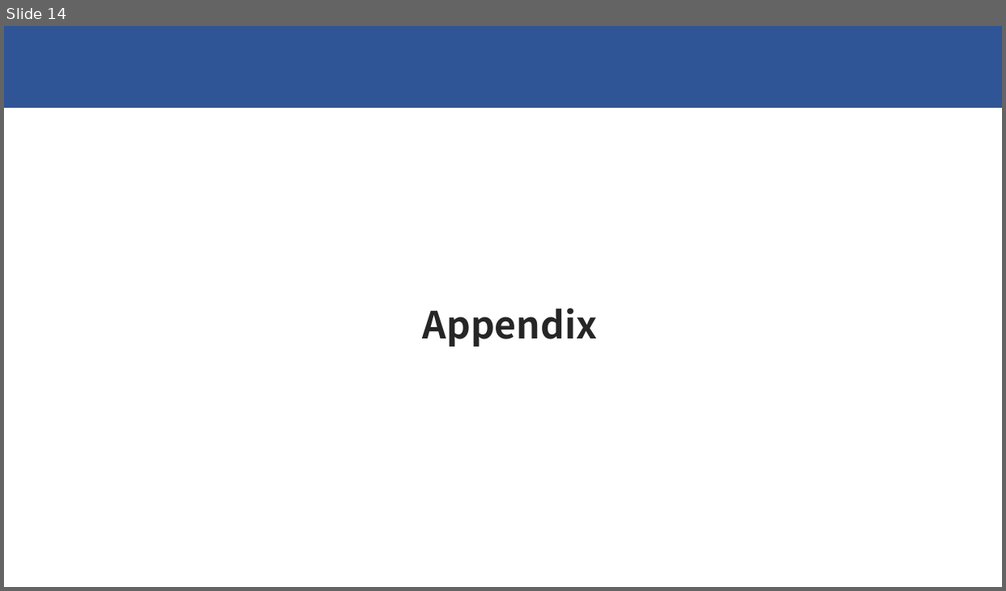
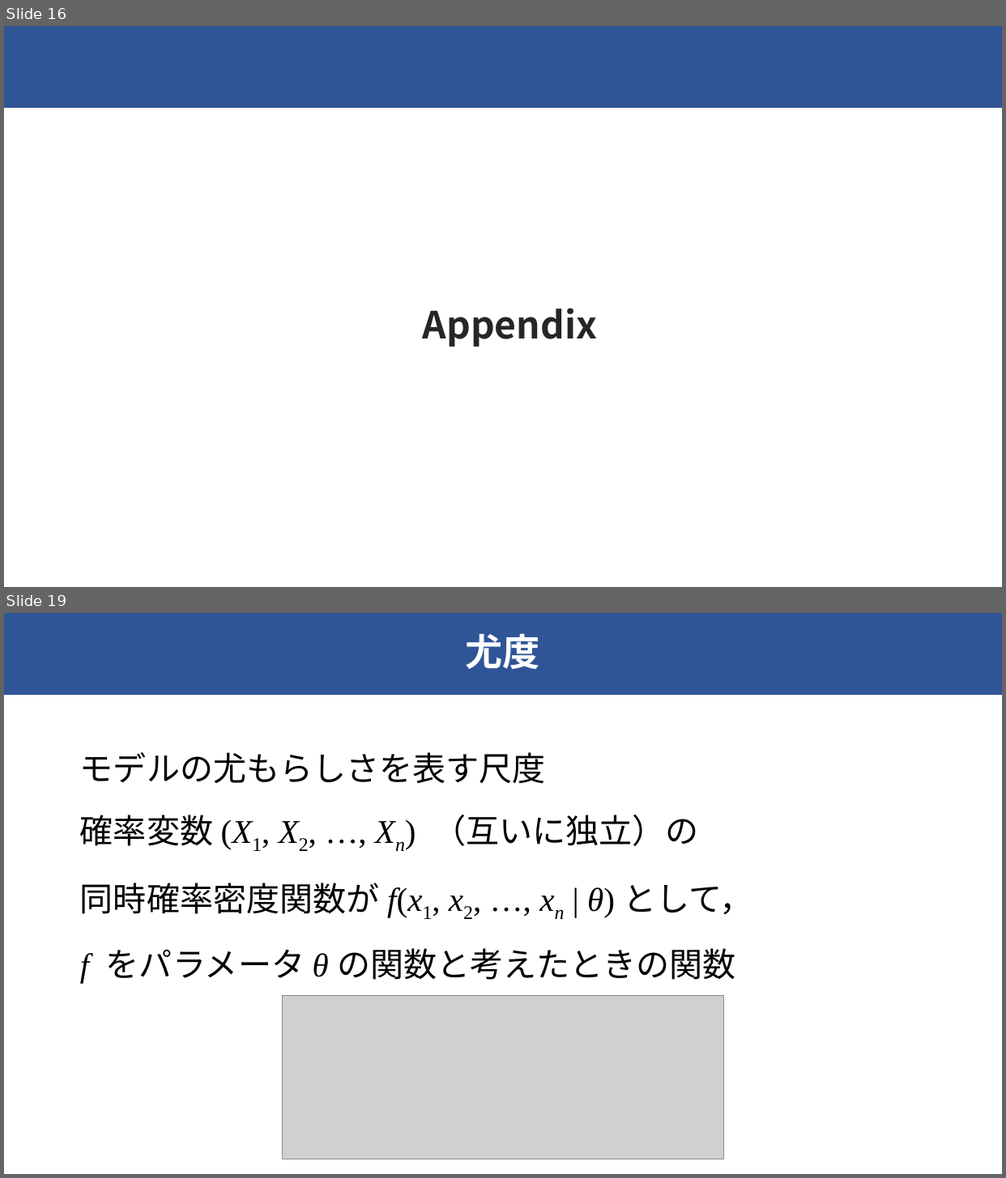
Before and after one commit to raryosu/graduation-research, a slide deck: docs/interim-presen/interim_hagihara.pptx. Shown one above the other, each under a label of ours: slide 14 before the commit, slides 16 and 19 after it; the slides between them are not shown. The pictures are 1006x591 and 1006x1178 pixels, drawn with LibreOffice and Linux fonts; fonts in the diff are those of the drawing; grey boxes stand for pictures. Boxes give left, top, right and bottom in pixels: in the first picture for what was removed or moved away, otherwise in the second. Text is boxed around its words. In the diff, an @@ line names an element or a change of style, - is before the commit and + after.

```diff
--- a/docs/interim-presen/interim_hagihara.pptx
+++ b/docs/interim-presen/interim_hagihara.pptx
@@ slide 19 added at <box>4,613,1002,1174</box>, background #FFFFFF; not listed: 1 template element that a slide beside it also shows @@
@@ title added at <box>466,633,540,669</box>, 36 pt, text #FFFFFF, bold @@
+尤度
@@ text added at <box>80,752,752,983</box>, 32 pt, text #000000 @@
+モデルの尤もらしさを表す尺度
+確率変数 (X1, X2, …, Xn) （互いに独立）の
+同時確率密度関数が f(x1, x2, …, xn | θ) として，
+f をパラメータ θ の関数と考えたときの関数
@@ picture added at <box>283,996,724,1160</box> @@
@@ what was slide 14 is now slide 16 @@
```
Also in this commit, not shown: 5 slides changed, 4 other slides added.
